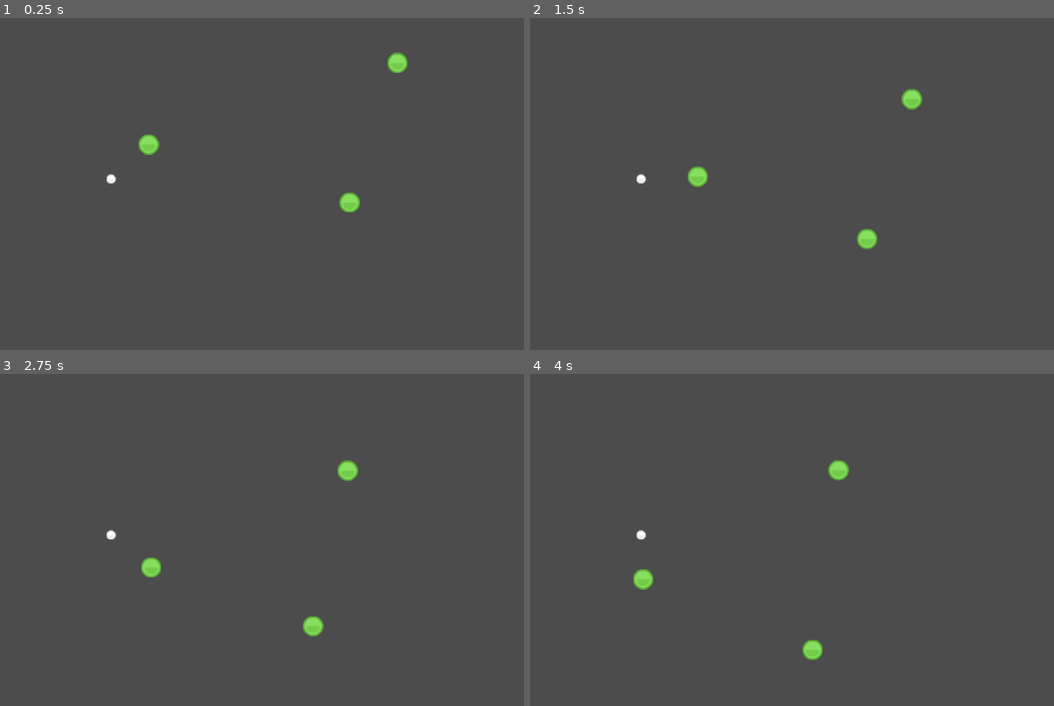
Above: before the commit, frames 1-4 (two rows, left to right).
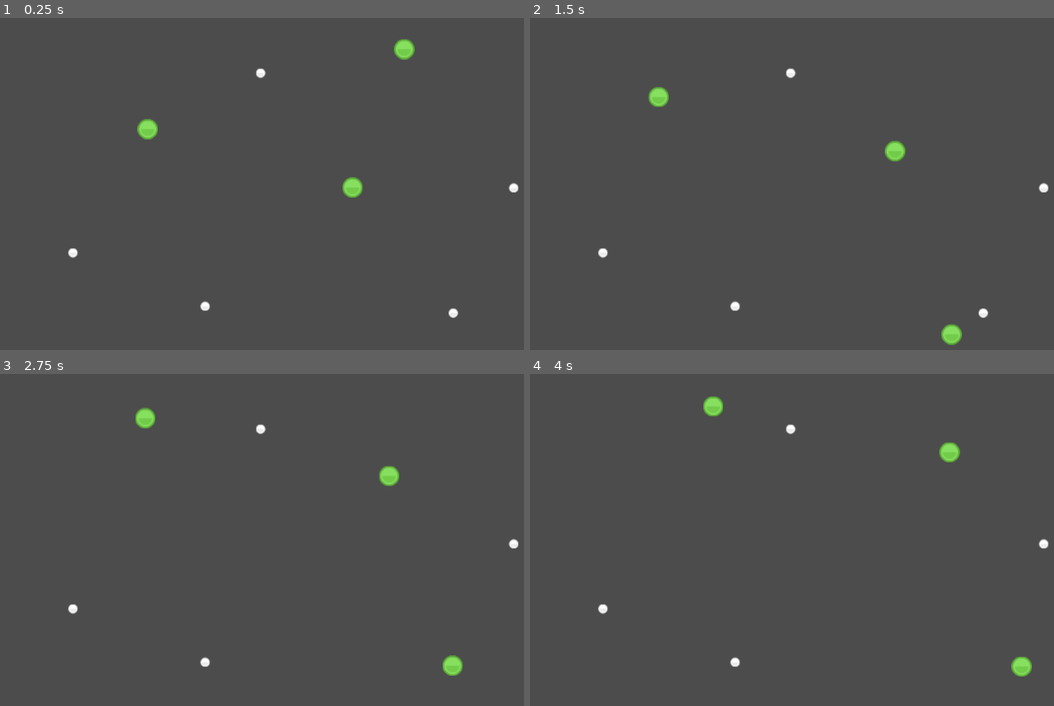
Above: after the commit, the same moments.

Repository: mhogar/SlimeFarm
Game: Godot game, scene res://Environment.tscn
Two runs of this game, one before a commit and one after it. Both use one fixed random seed, a clock stepped at 60 frames per second and the inputs below.
Inputs:
- Up to frame 1 (0.25 s): no input
- Up to frame 2 (1.5 s): no input
- Up to frame 3 (2.75 s): no input
- Up to frame 4 (4 s): no input

The runs differ from the first frame. In frame 1, 1.3% of the frame differs, in the area x 13-99%, y 6-91%; in frame 2, 1.5%, in the area x 13-99%, y 15-99%; in frame 3, 1.4%; in frame 4, 1.4%.

Commit message:
Implement path finding to food if in vision circle

Diff:
--- a/Environment.tscn
+++ b/Environment.tscn
@@ -31,4 +31,16 @@
 [node name="Food" type="Node" parent="."]
 
 [node name="Food" parent="Food" instance=ExtResource( 2 )]
-position = Vector2( 173.155, 251.701 )
+position = Vector2( 113.796, 366.927 )
+
+[node name="Food2" parent="Food" instance=ExtResource( 2 )]
+position = Vector2( 319.806, 450.727 )
+
+[node name="Food3" parent="Food" instance=ExtResource( 2 )]
+position = Vector2( 706.51, 461.202 )
+
+[node name="Food4" parent="Food" instance=ExtResource( 2 )]
+position = Vector2( 800.786, 265.668 )
+
+[node name="Food5" parent="Food" instance=ExtResource( 2 )]
+position = Vector2( 406.225, 85.8459 )
--- a/Slime.gd
+++ b/Slime.gd
@@ -1,6 +1,7 @@
 extends Node2D
 
-onready var VisionCircle := $VisionCircle/CollisionShape2D
+onready var VisionCircle := $VisionCircle
+onready var VisionCircleCollision := $VisionCircle/CollisionShape2D
 
 export var speed : float
 export var init_face_dir : Vector2
@@ -12,21 +13,49 @@
 var velocity : Vector2
 var wander_angle := 0.0
 
-var is_following_target : bool
-var target : Vector2
 
 func _ready():
 	#seed the generator
 	randomize()
 
 	velocity = init_face_dir
-	VisionCircle.shape.radius = vision_radius
-
-	is_following_target = false
+	VisionCircleCollision.shape.radius = vision_radius
 
 
 func _physics_process(delta):
-	wander(delta)
+	if not pathfind_to_food(delta):
+		wander(delta)
+
+
+func pathfind_to_food(delta) -> bool:
+	var dir := find_closest_food()
+
+	# check for zero vector
+	if dir.length_squared() < 1:
+		return false
+
+	# update velocity and position
+	velocity = dir
+	position += velocity * speed * delta
+
+	return true
+
+
+func find_closest_food() -> Vector2:
+	var visible_food = VisionCircle.get_overlapping_areas()
+
+	var target_pos := position
+	var smallest_dist := -1.0
+
+	for food in visible_food:
+		var dist := position.distance_squared_to(food.position)
+
+		if smallest_dist < 0 or dist < smallest_dist:
+			target_pos = food.position
+			smallest_dist = dist
+
+	# returns zero vector if no food is visible
+	return position.direction_to(target_pos)
 
 
 func wander(delta):
@@ -39,7 +68,7 @@
 func calc_wander() -> Vector2:
 	# calc center point and displacement vector
 	var displacement_center := velocity.normalized() * displacement_offset
-	var displacement := Vector2(0, 1) * wander_force
+	var displacement := Vector2(0, -1) * wander_force
 
 	# update the wander angle
 	wander_angle += (randf() - 0.5) * angle_change
@@ -65,7 +94,3 @@
 
 func collect_food():
 	print("Food collected")
-
-
-func _on_VisionCircle_area_entered(area):
-	print("Food entered vision circle")
--- a/Slime.tscn
+++ b/Slime.tscn
@@ -38,4 +38,3 @@
 
 [node name="CollisionShape2D" type="CollisionShape2D" parent="VisionCircle"]
 shape = SubResource( 3 )
-[connection signal="area_entered" from="VisionCircle" to="." method="_on_VisionCircle_area_entered"]
